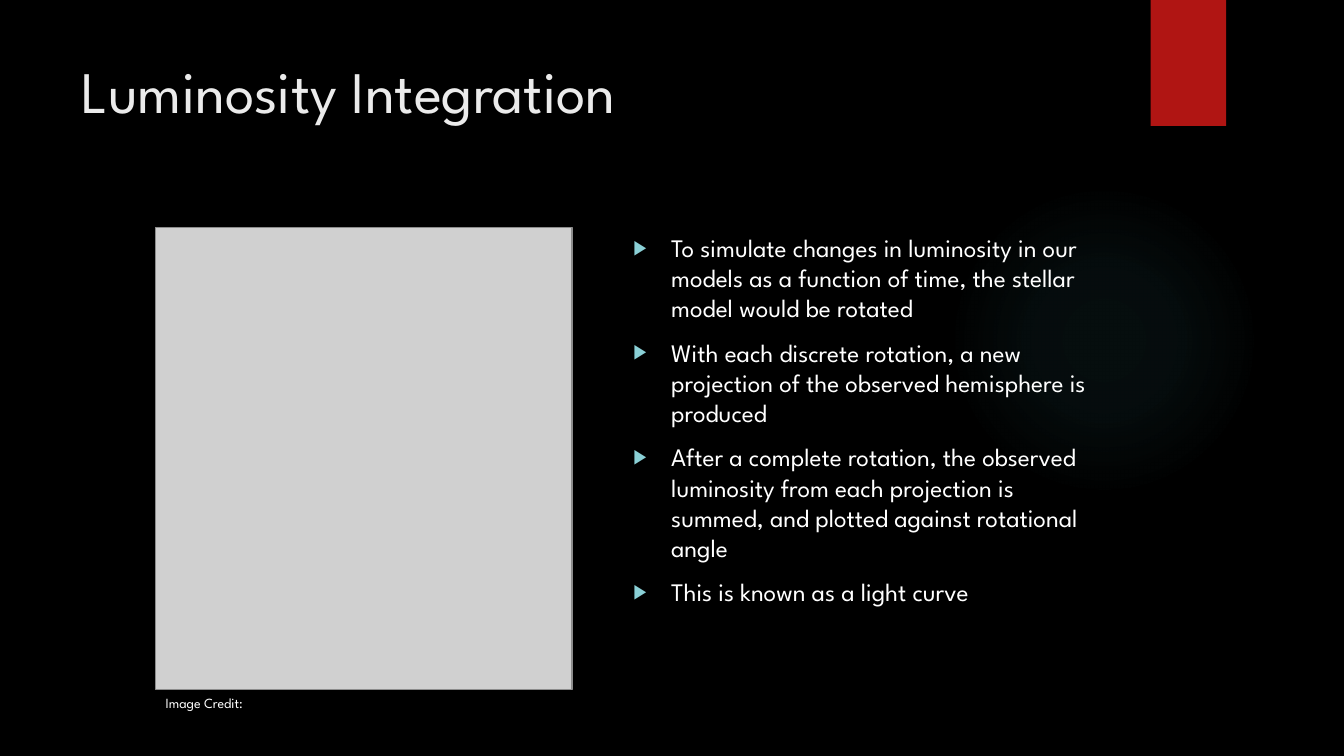
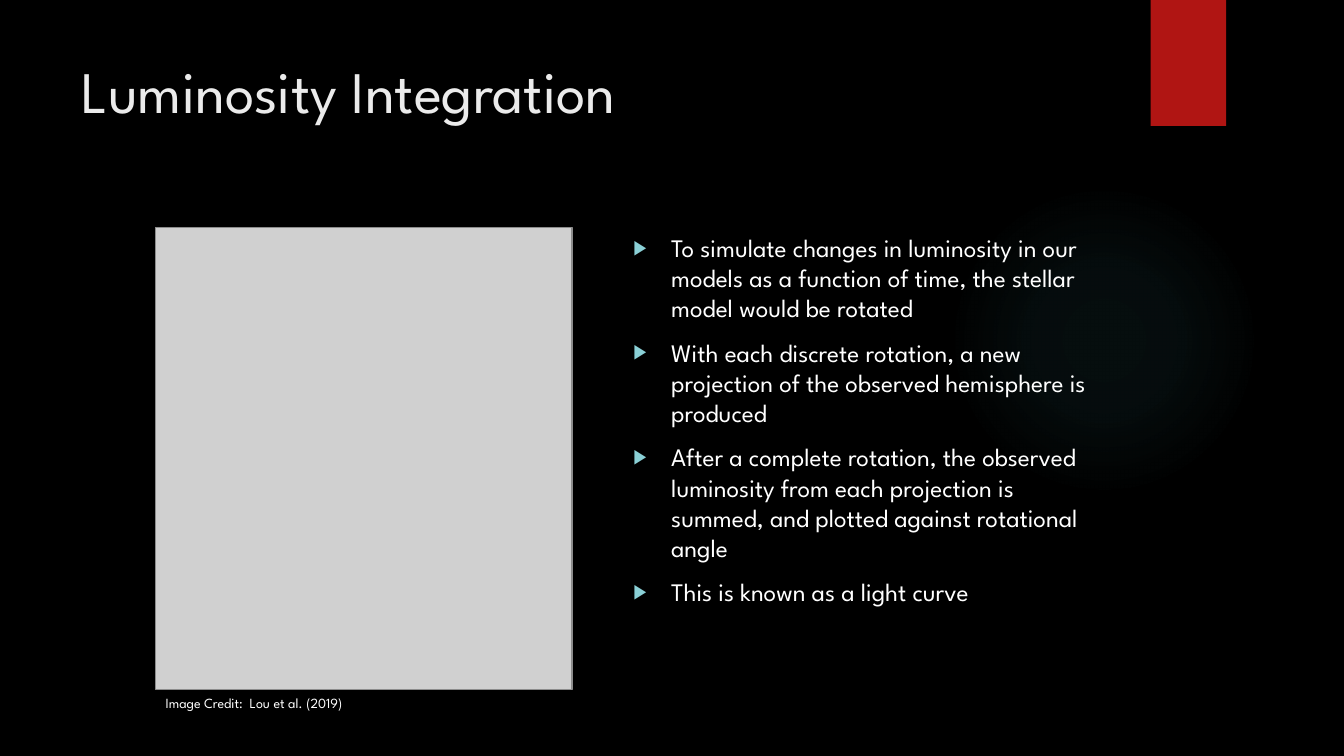
Before and after one commit to mljohn2151/ASTR-3150-GitHub, a slide deck: slide 5 of FUSE - Mottled Stars/FUSE Methodology/Mottled Stars Methodology.pptx. Drawn at 1344x756 pixels with LibreOffice and Linux fonts; fonts in the diff are those of the drawing; grey boxes stand for pictures; background and template pictures are left out. Boxes give left, top, right and bottom in pixels: in the first picture for what was removed or moved away, otherwise in the second. Text is boxed around its words. In the diff, an @@ line names an element or a change of style, - is before the commit and + after.

```diff
--- a/FUSE - Mottled Stars/FUSE Methodology/Mottled Stars Methodology.pptx
+++ b/FUSE - Mottled Stars/FUSE Methodology/Mottled Stars Methodology.pptx
@@ text at (166, 698, 342, 711): text changed @@
-Image Credit:
+Image Credit: Lou et al. (2019)
```
Also in this commit, not shown: 2 other slides changed, 1 other file.
